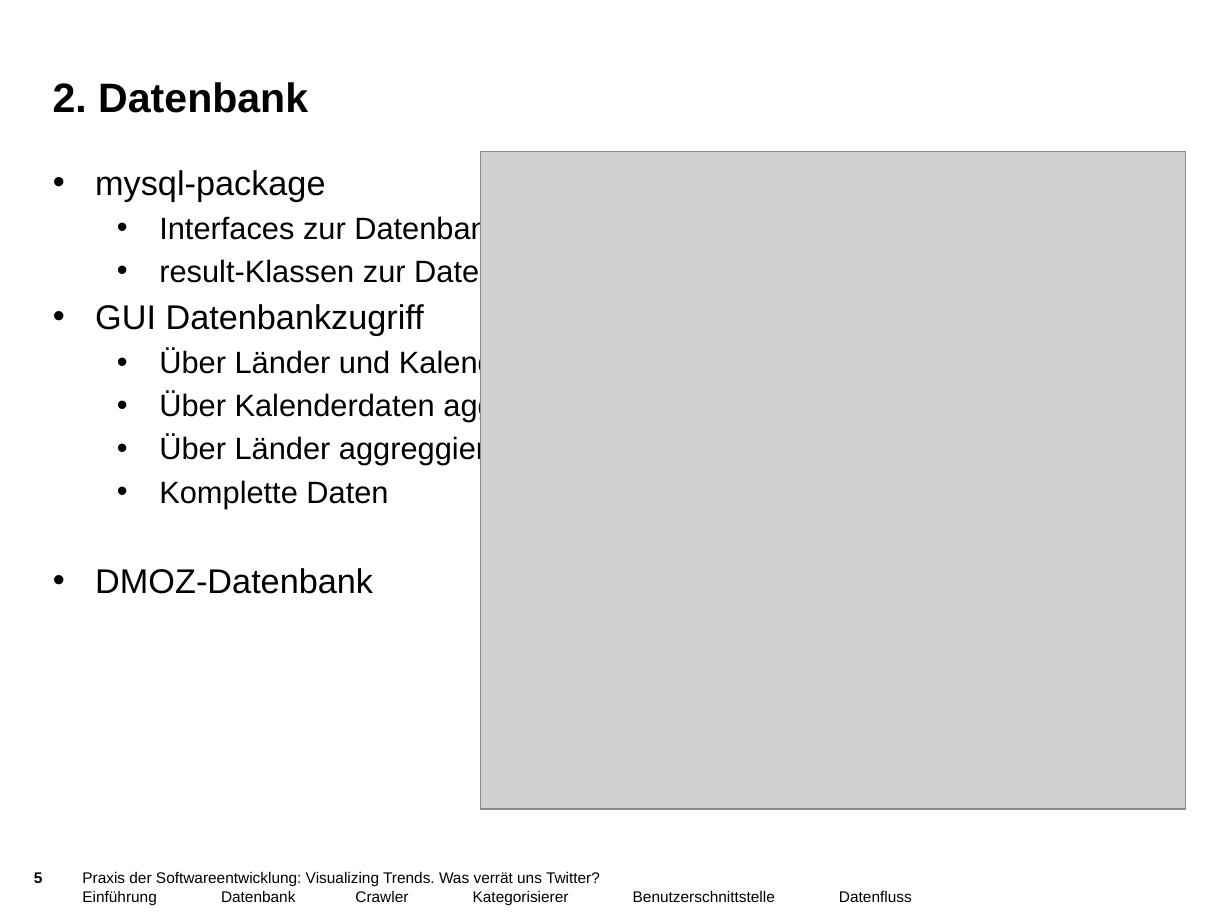
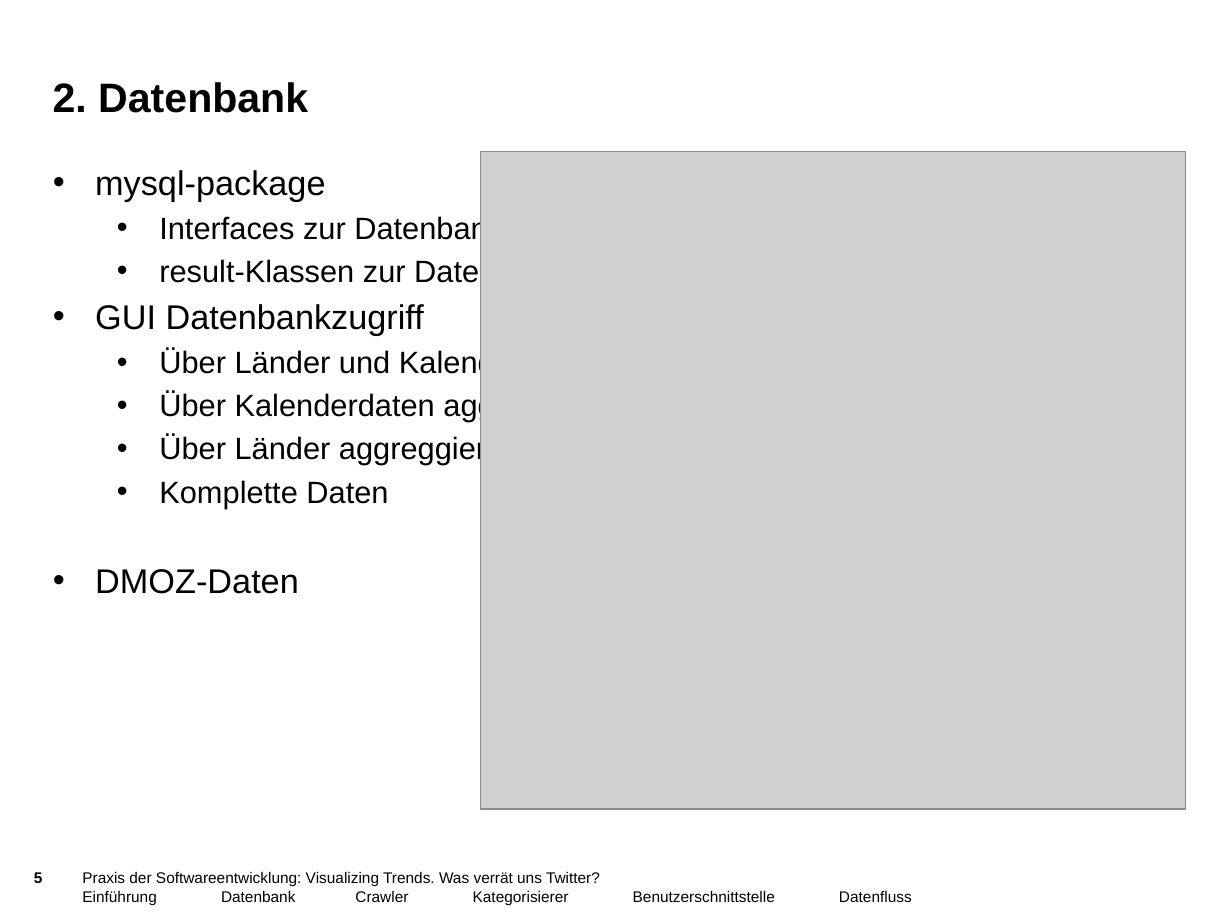
Before and after one commit to jaasmiin/twitterPSE, a slide deck: slide 5 of doc/entwurf/präsentation/pres_entwurf.pptx. Drawn at 1232x924 pixels with LibreOffice and Linux fonts; fonts in the diff are those of the drawing; grey boxes stand for pictures; background and template pictures are left out. Boxes give left, top, right and bottom in pixels: in the first picture for what was removed or moved away, otherwise in the second. Text is boxed around its words. In the diff, an @@ line names an element or a change of style, - is before the commit and + after.

```diff
--- a/doc/entwurf/präsentation/pres_entwurf.pptx
+++ b/doc/entwurf/präsentation/pres_entwurf.pptx
@@ text at [95, 569, 299, 594]: text changed @@
-• DMOZ-Datenbank
+• DMOZ-Daten
```
Also in this commit, not shown: 4 other slides changed, 6 other files.
